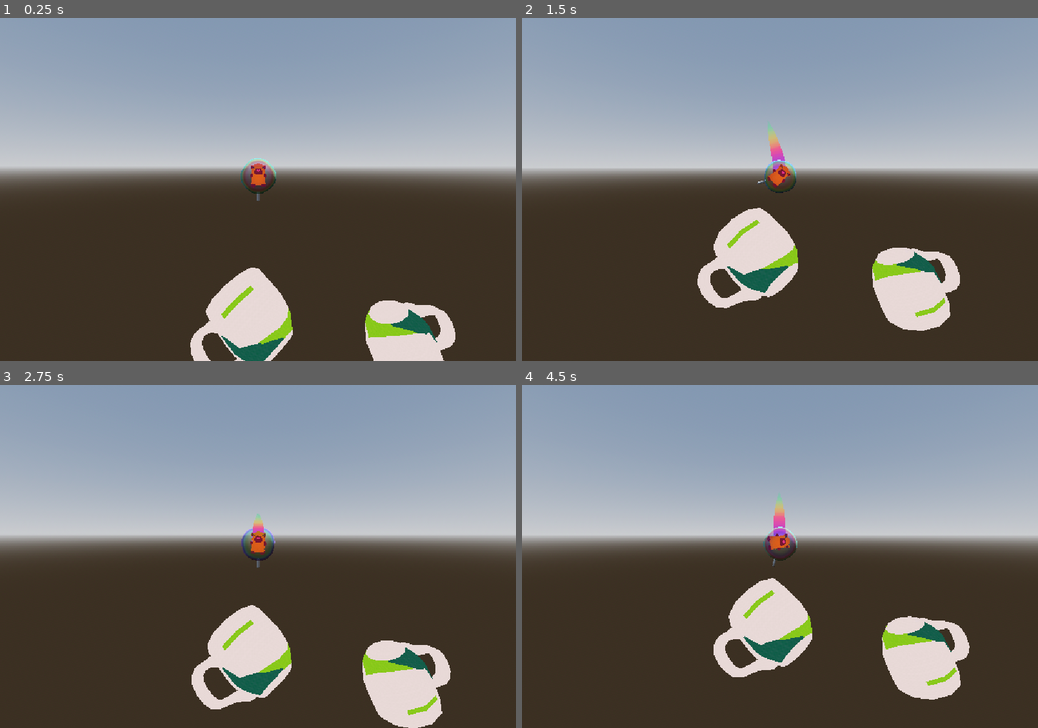
Above: before the commit, frames 1-4 (two rows, left to right).
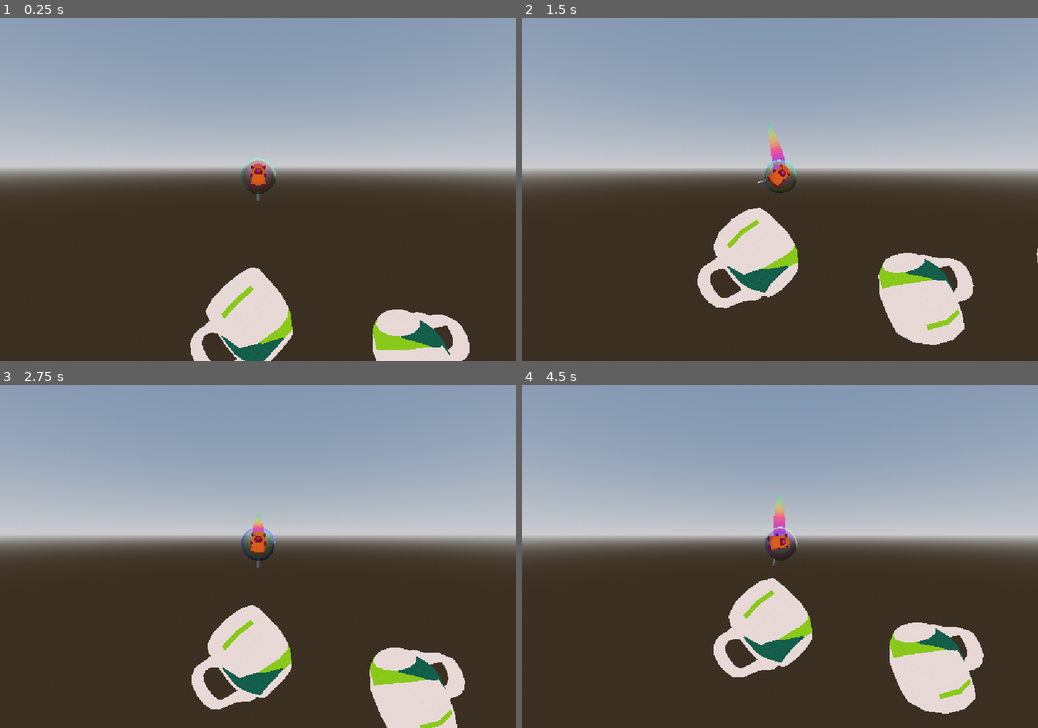
Above: after the commit, the same moments.

Repository: Mastermori/BubbeBounce
Game: Godot game, scene res://levels/ben_01.tscn
Two runs of this game, one before a commit and one after it. Both use one fixed random seed, a clock stepped at 60 frames per second and the inputs below. This scene is started directly instead of the project's main scene.
Inputs (mouse positions are in pixels of both pictures, inside the frame that each line leads up to):
- Up to frame 1 (0.25 s): no input
- Up to frame 2 (1.5 s): tap Enter (ui_accept) at 0.5, 0.77 s; move the mouse to (893, 172) at 0.52 s; press the mouse at (893, 172) at 0.53 s; hold D (move_right) 0.53-1.28 s; move the mouse to (676, 206) at 1.27 s; release the mouse at (676, 206) at 1.28 s; hold A (move_left) from 1.28 s (still down); click (676, 206) at 1.35 s
- Up to frame 3 (2.75 s): tap Enter (ui_accept) at 1.52 s; release A (move_left) at 2 s; click "Try again!" at 2 s
- Up to frame 4 (4.5 s): move the mouse to (831, 481) at 2.77 s; press the mouse at (831, 481) at 2.78 s; hold D (move_right) 2.78-3.5 s; release the mouse at (831, 481) at 3.5 s; click "Try again!" at 3.5 s; move the mouse to (754, 625) at 4.27 s; hold D (move_right) from 4.28 s (still down); click (754, 625) at 4.35 s

The runs differ from the first frame. In frame 1, 2.0% of the frame differs, in the area x 70-91%, y 82-100%; in frame 2, 2.3%; in frame 3, 2.2%; in frame 4, 2.3%, in the area x 69-90%, y 67-96%.

Commit message:
map update

Diff:
--- a/levels/ben_01.tscn
+++ b/levels/ben_01.tscn
@@ -7,22 +7,22 @@
 [node name="Ben 01" instance=ExtResource("1_5qyrj")]
 
 [node name="IgTasse3" parent="Obstacles" index="0" instance=ExtResource("2_xx52a")]
-transform = Transform3D(-0.110228, 0.358078, -0.927162, -0.163107, -0.926717, -0.338515, -0.980432, 0.113914, 0.160556, 10.8716, -2.06425, -0.370535)
+transform = Transform3D(0.0139145, -0.209437, 0.977723, 0.146048, 0.967757, 0.205224, -0.98918, 0.139939, 0.0440547, 10.8716, -2.06425, -0.00135016)
 
 [node name="IgTasse" parent="Obstacles" index="1" instance=ExtResource("2_xx52a")]
 transform = Transform3D(0.131084, -0.659573, 0.740122, -0.607846, 0.536295, 0.585586, -0.78316, -0.526641, -0.33062, -0.116122, -1.96112, 0.540396)
 
 [node name="IgTasse2" parent="Obstacles" index="2" instance=ExtResource("2_xx52a")]
-transform = Transform3D(-0.147988, -0.0965263, 0.984267, 0.521557, -0.853201, -0.00525468, 0.840284, 0.512573, 0.176608, 21.5488, -1.54466, -0.352093)
+transform = Transform3D(0.70313, -0.0934157, 0.704898, -0.701599, 0.070037, 0.709122, -0.115612, -0.993161, -0.0162953, 21.5488, -1.54466, 0.232451)
 
 [node name="IgTasse4" parent="Obstacles" index="3" instance=ExtResource("2_xx52a")]
-transform = Transform3D(-0.110228, 0.358078, -0.927162, -0.163107, -0.926717, -0.338515, -0.980432, 0.113914, 0.160556, 4.67523, -3.13338, -0.370535)
+transform = Transform3D(-0.110228, 0.358078, -0.927162, -0.163107, -0.926717, -0.338515, -0.980432, 0.113914, 0.160556, 4.67523, -3.13338, 0.152477)
 
 [node name="IgTasse5" parent="Obstacles" index="4" instance=ExtResource("2_xx52a")]
 transform = Transform3D(-0.110228, 0.358078, -0.927162, -0.163107, -0.926717, -0.338515, -0.980432, 0.113914, 0.160556, 29.9302, 6.60415, -0.370535)
 
 [node name="IgTasse6" parent="Obstacles" index="5" instance=ExtResource("2_xx52a")]
-transform = Transform3D(-0.147988, -0.0965263, 0.984267, 0.521557, -0.853201, -0.00525468, 0.840284, 0.512573, 0.176608, 16.1391, -3.16758, -0.352093)
+transform = Transform3D(0.0646352, -0.0430749, 0.996979, 0.246645, -0.967382, -0.0577863, 0.966948, 0.249635, -0.0519027, 16.1391, -3.16758, -0.213648)
 
 [node name="star" parent="Obstacles" index="6" instance=ExtResource("3_hxp6r")]
 transform = Transform3D(-0.00455525, 0, 0.99999, -0.377643, 0.92595, -0.00172028, -0.92594, -0.377647, -0.00421794, 34.9669, 10.0911, -1.59506)
@@ -33,4 +33,7 @@
 [node name="Goal" parent="." index="5"]
 transform = Transform3D(1, 0, 0, 0, 1, 0, 0, 0, 1, 35.2394, 9.69289, 0)
 
+[node name="IgTasse" parent="." index="7" instance=ExtResource("2_xx52a")]
+transform = Transform3D(-0.021327, -0.649001, 0.760488, -0.220116, 0.745045, 0.629649, -0.975241, -0.153967, -0.158745, 16.3229, 6.73994, -0.254869)
+
 [editable path="GameEndPopup"]
--- a/levels/test_level.tscn
+++ b/levels/test_level.tscn
@@ -55,7 +55,7 @@
 transform = Transform3D(1, 0, 0, 0, 1, 0, 0, 0, 1, 16.7658, 6.67108, 0)
 
 [node name="CollisionShape3D" parent="Goal" index="0"]
-transform = Transform3D(1.64882, 1.53708, 0, -1.58304, 1.60095, 0, 0, 0, 1, 50.9506, 7.04236, -0.152416)
+transform = Transform3D(1.41264, 1.27889, 0, -1.35629, 1.33203, 0, 0, 0, 1, 50.9506, 7.04236, -0.152416)
 
 [node name="Pole" parent="Goal" index="1"]
 transform = Transform3D(0.2, 0, 0, 0, 1, 0, 0, 0, 0.2, 63.6727, 0.755173, 0)
